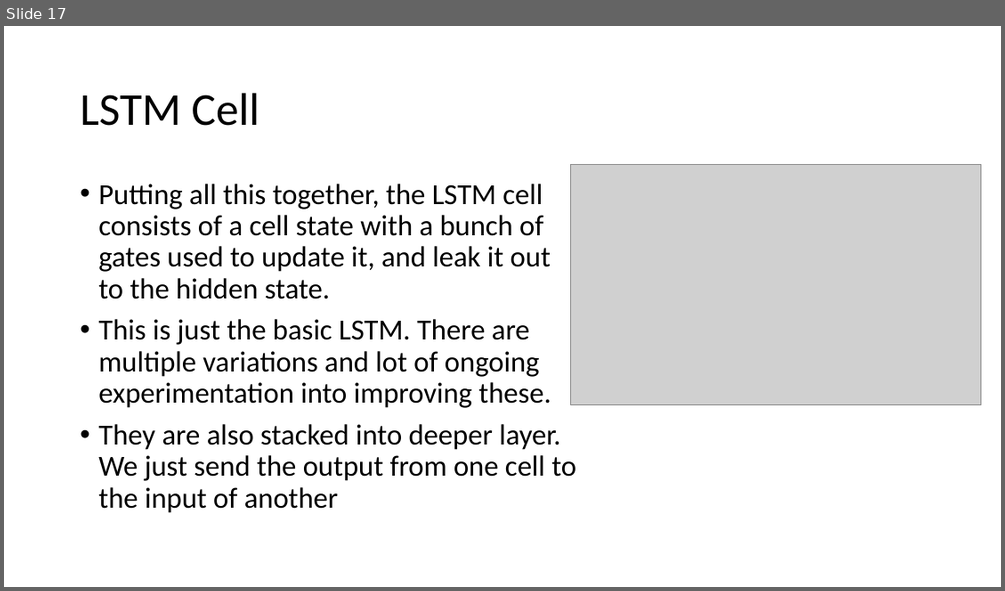
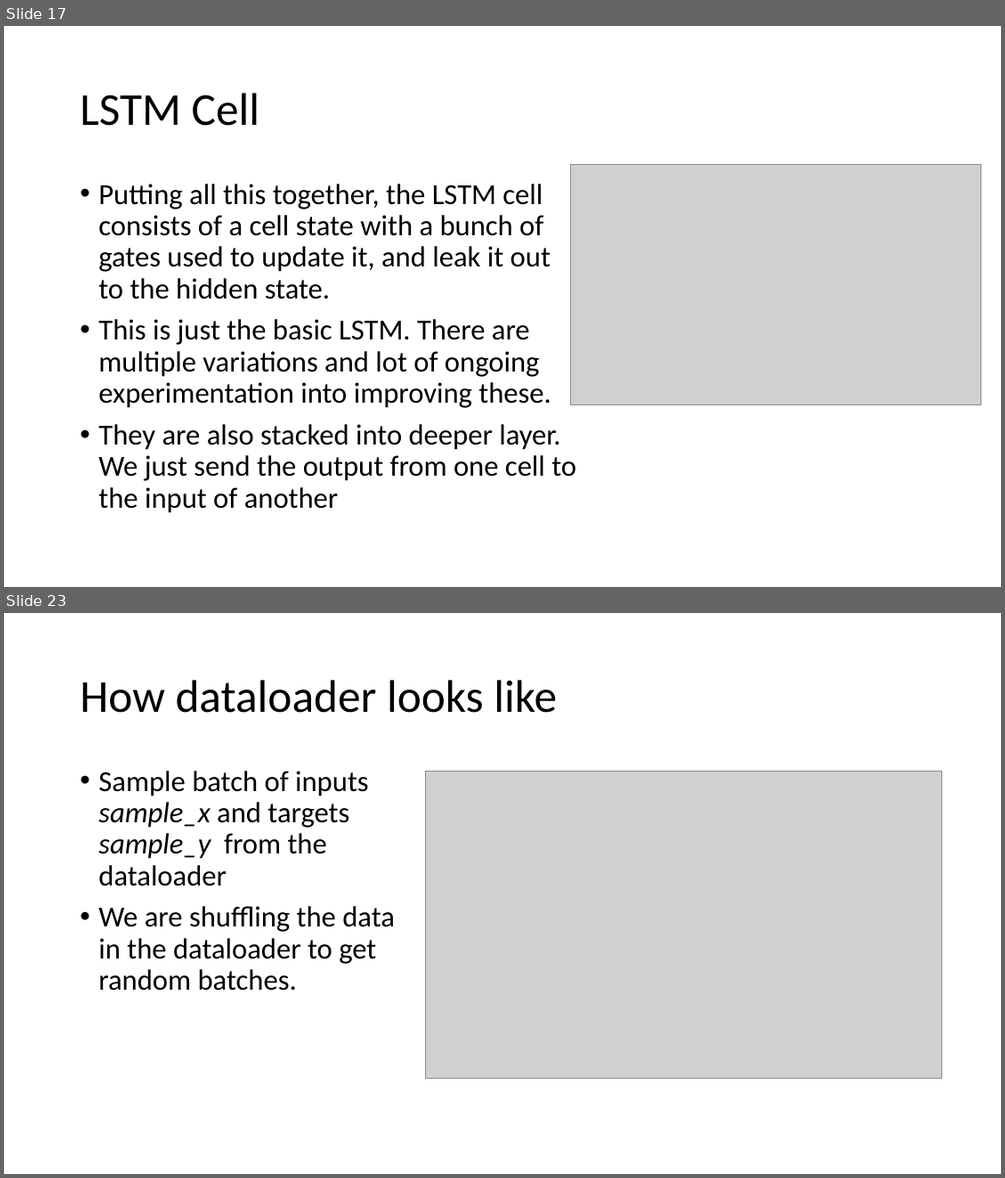
Before and after one commit to binit92/INSE-6421, a slide deck: Presentation.pptx. Shown one above the other, each under a label of ours: slide 17 before the commit, slides 17 and 23 after it; the slides between them are not shown. The pictures are 1005x591 and 1005x1178 pixels, drawn with LibreOffice and Linux fonts; fonts in the diff are those of the drawing; grey boxes stand for pictures. Boxes give left, top, right and bottom in pixels: in the first picture for what was removed or moved away, otherwise in the second. Text is boxed around its words. In the diff, an @@ line names an element or a change of style, - is before the commit and + after.

```diff
--- a/Presentation.pptx
+++ b/Presentation.pptx
@@ slide 23 added at [4, 613, 1001, 1174], background #FFFFFF @@
@@ title added at [80, 680, 557, 713], 44 pt, text #000000 @@
+How dataloader looks like
@@ text added at [98, 771, 395, 990], 28 pt, text #000000 @@
+• Sample batch of inputs sample_x and targets sample_y from the dataloader
+• We are shuffling the data in the dataloader to get random batches.
@@ picture added at [425, 771, 941, 1078] @@
```
Also in this commit, not shown: 8 slides changed, 8 other slides added, 1 slide removed.
